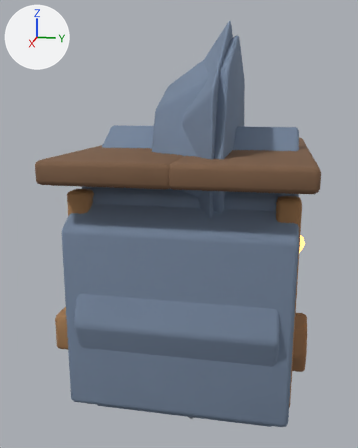
What one commit did to the glTF model public/assets/models/buildings/lumberyard.glb.
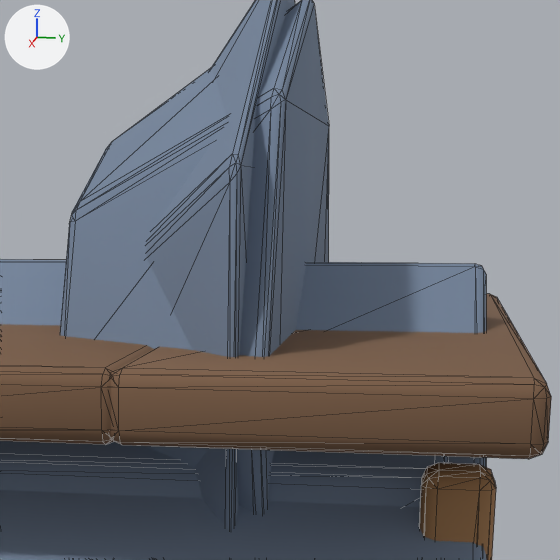
Each version is shown whole from a 50 mm lens placed at (4.62, 0.71, 2.44), pointed at (0.01, -0.21, 1.29), then close up on the part from 37% to 91% of the width and 8% to 51% of the height. Lighting does not change. The marker at upper left points along +X, +Y and +Z. The first two pictures are the older version. The close-ups show mesh edges as thin lines. Where no turn or scale is listed for an object, it has been applied to the vertices.

Names of what the first close-up shows: 'LOD1_PROXY_base', 'LOD1_PROXY_cap', 'LOD2_PROXY_base', 'LOD2_PROXY_cap', 'post.1.0.-0.8', 'roof.left', 'roof.right'.
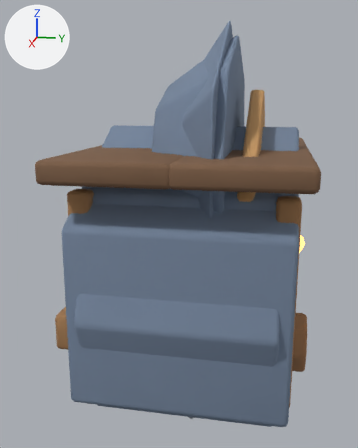
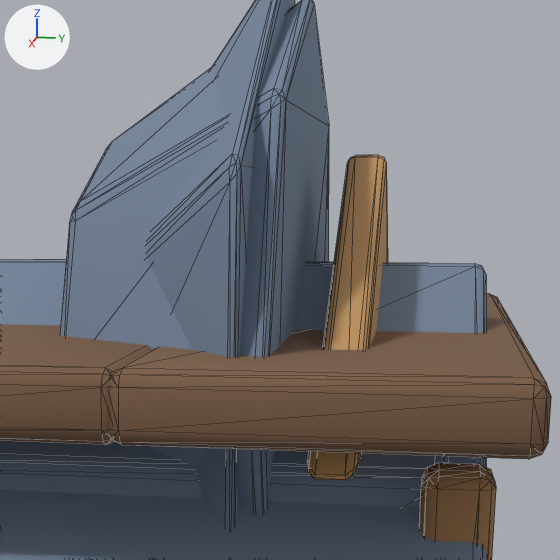
The edits, one by one:
Material 'MAT_lumberyard_woodLight' (mat_mat_lumberyard_woodlight) is new.
Its base color is (0.56, 0.31, 0.12) (orange #c59761).
Its roughness is 0.82.
Mesh me_yardgablemesh is new.
It has 42 vertices, 80 faces and spans x -1.29..1.29, y -0.06..0.06, z 1.78..2.54.
It uses material mat_mat_lumberyard_woodlight (orange #c59761).
Object 'yardGable' (ob_yardgable) is new; it shows me_yardgablemesh.
Its location is (0.0, 0.5, 0.0).

Location of each change, [x1, y1, x2, y2] in pixels of the close-ups (560 x 560 px):
'yardGable', added (orange): after [307, 155, 388, 480]
